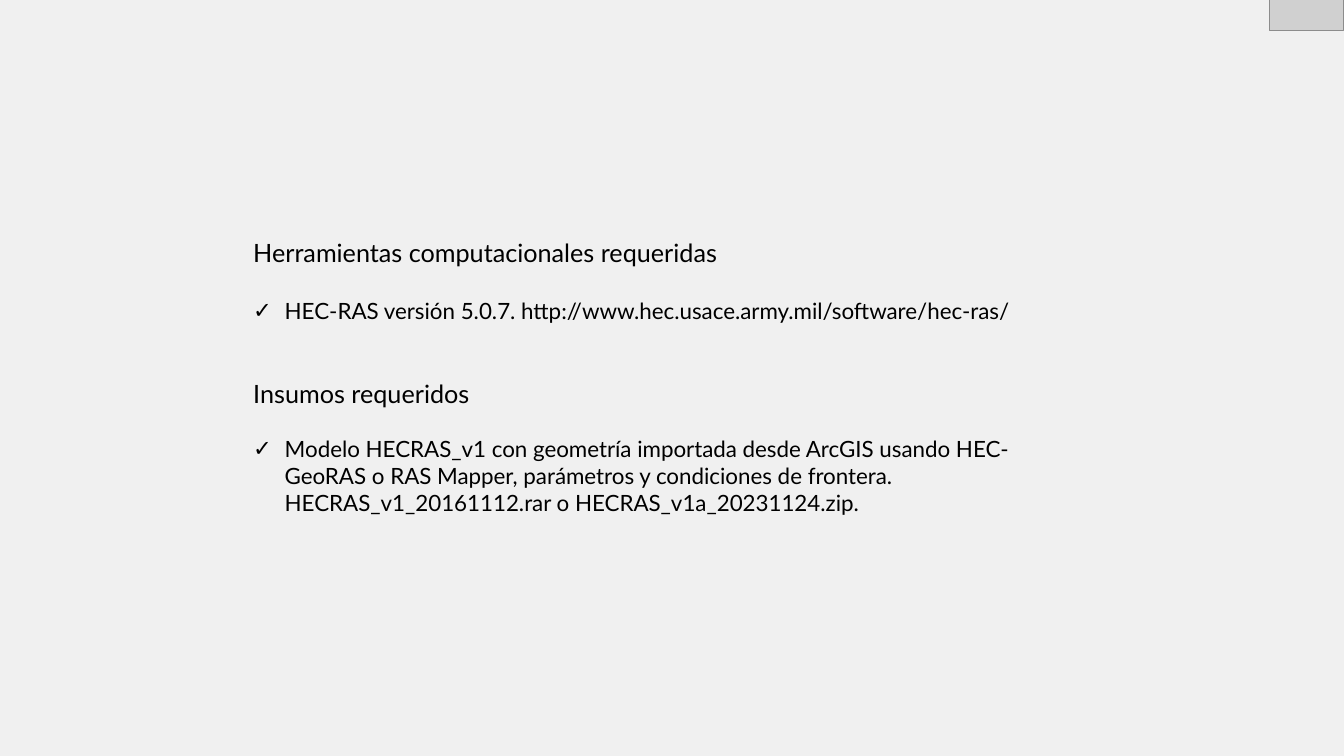
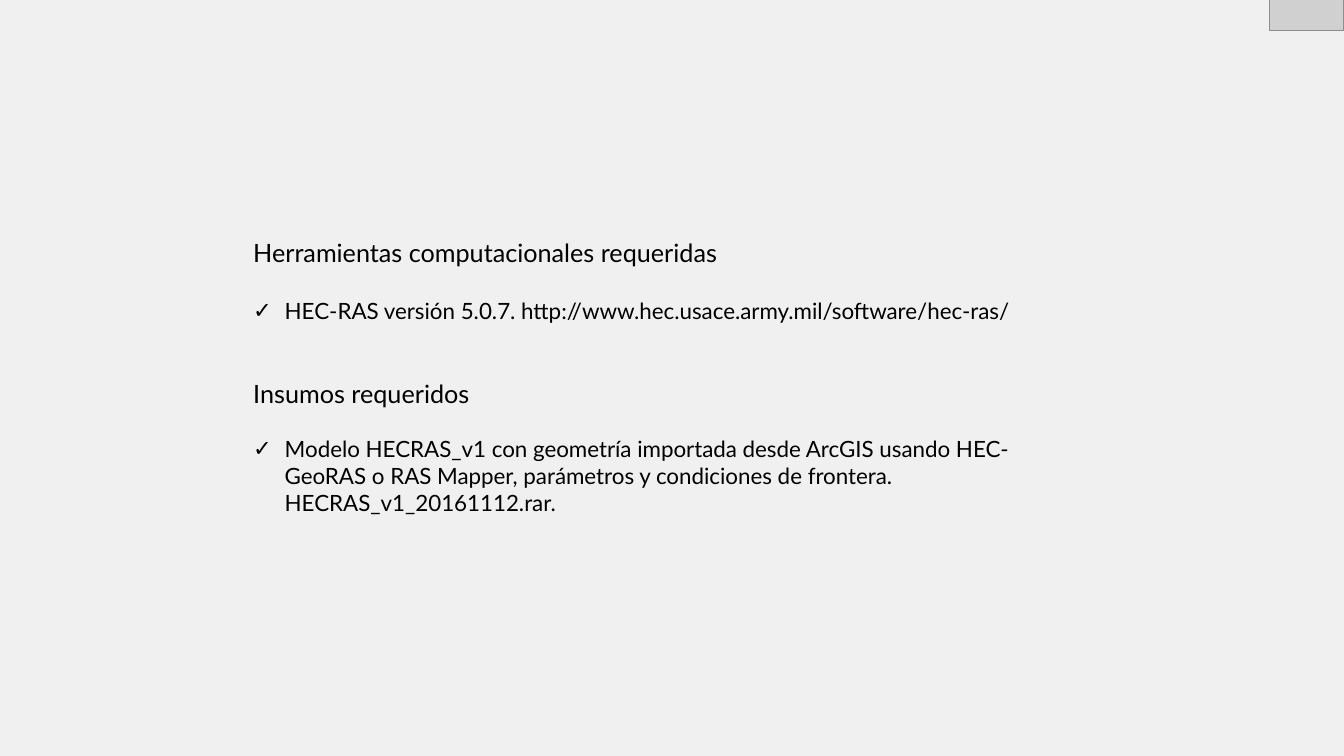
Before and after one commit to rcfdtools/R.HCMC, a slide deck: slide 3 of activity/M03A07/M03A07.pptx. Drawn at 1344x756 pixels with LibreOffice and Linux fonts; fonts in the diff are those of the drawing; grey boxes stand for pictures. Boxes give left, top, right and bottom in pixels: in the first picture for what was removed or moved away, otherwise in the second. Text is boxed around its words. In the diff, an @@ line names an element or a change of style, - is before the commit and + after.

```diff
--- a/activity/M03A07/M03A07.pptx
+++ b/activity/M03A07/M03A07.pptx
@@ text at [285, 440, 1009, 515]: text changed @@
-✓ Modelo HECRAS_v1 con geometría importada desde ArcGIS usando HEC-GeoRAS o RAS Mapper, parámetros y condiciones de frontera. HECRAS_v1_20161112.rar o HECRAS_v1a_20231124.zip.
+✓ Modelo HECRAS_v1 con geometría importada desde ArcGIS usando HEC-GeoRAS o RAS Mapper, parámetros y condiciones de frontera. HECRAS_v1_20161112.rar.
```
Also in this commit, not shown: 3 other slides changed, 11 other files.
